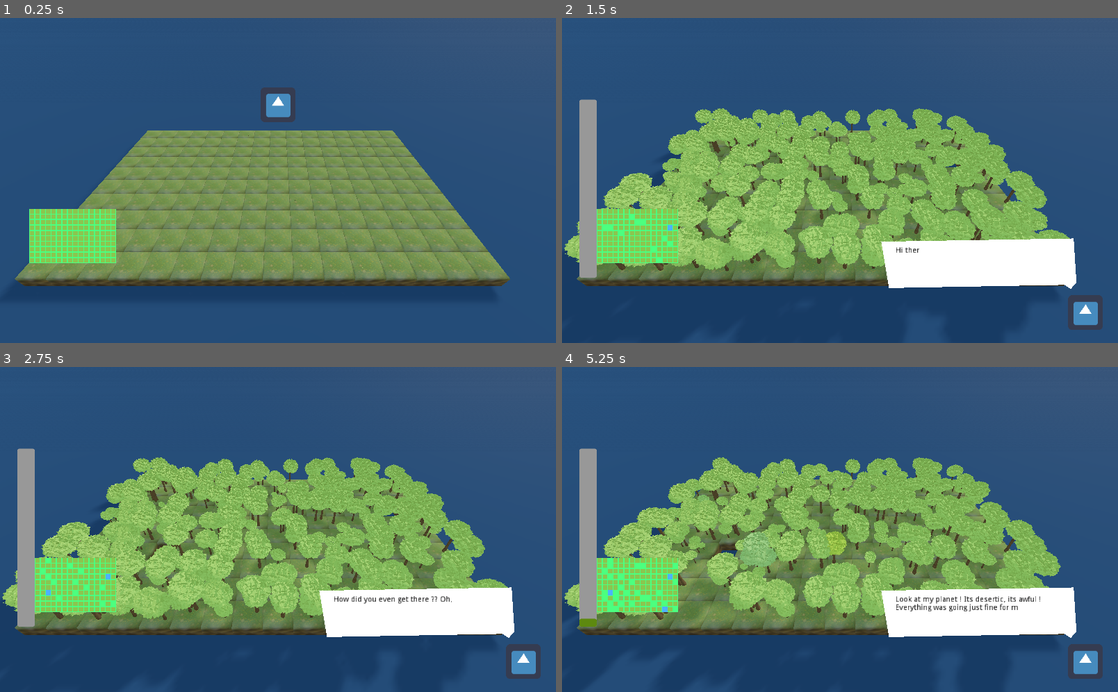
Above: before the commit, frames 1-4 (two rows, left to right).
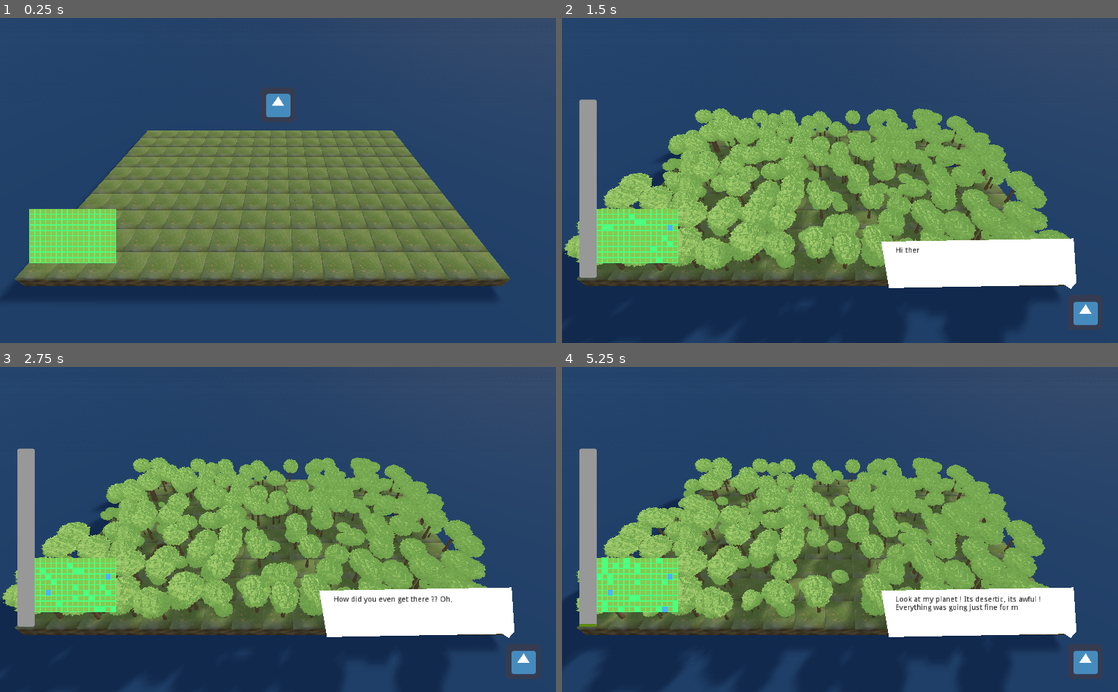
Above: after the commit, the same moments.

Repository: rmonthil-game-jams/scientific-game-jam-2021-team-amber
Game: Godot game, scene res://game/Game.tscn
The game is run twice, just before and just after one commit, with the same random seed, the same clock (stepped at 60 frames per second) and the same inputs. The engine's default icon, where the game draws it, is replaced by a stand-in: a white triangle on a blue panel in a dark square.
Inputs (mouse positions are in pixels of both pictures, inside the frame that each line leads up to):
- Up to frame 1 (0.25 s): no input
- Up to frame 2 (1.5 s): tap Enter at 0.5 s; move the mouse to (962, 164) at 0.52 s; click (962, 164) at 0.67 s; move the mouse to (728, 196) at 1.27 s; click (728, 196) at 1.42 s
- Up to frame 3 (2.75 s): click (417, 614) at 2 s
- Up to frame 4 (5.25 s): click (979, 614) at 2.75 s; click (979, 614) at 3.5 s; move the mouse to (895, 458) at 4.27 s; click (895, 458) at 4.42 s; move the mouse to (812, 594) at 5.02 s; click (812, 594) at 5.17 s

The runs differ from the first frame. In frame 1, 1.8% of the frame differs, in the area x 2-89%, y 35-81%; in frame 2, 9.4%; in frame 3, 11%; in frame 4, 18%, in the area x 0-90%, y 27-100%.

Commit message:
achievements

Diff:
--- a/default_env.tres
+++ b/default_env.tres
@@ -1,6 +1,11 @@
 [gd_resource type="Environment" load_steps=2 format=2]
 
 [sub_resource type="ProceduralSky" id=1]
+sky_top_color = Color( 0.211765, 0.313726, 0.552941, 1 )
+sky_horizon_color = Color( 0.545098, 0.686275, 0.811765, 1 )
+sky_curve = 0.13
+ground_bottom_color = Color( 0.545098, 0.686275, 0.811765, 1 )
+ground_horizon_color = Color( 0.545098, 0.686275, 0.811765, 1 )
 
 [resource]
 background_mode = 2
--- a/game/Game.tscn
+++ b/game/Game.tscn
@@ -6,6 +6,7 @@
 [ext_resource path="res://modules/ui/BiodiversityBar.tscn" type="PackedScene" id=4]
 [ext_resource path="res://modules/ui/GenieDialog.tscn" type="PackedScene" id=5]
 [ext_resource path="res://modules/ui/CreditScene.tscn" type="PackedScene" id=6]
+[ext_resource path="res://modules/achievements/Achievements.tscn" type="PackedScene" id=7]
 
 [node name="Game" type="Node"]
 script = ExtResource( 1 )
@@ -31,5 +32,8 @@
 "intro7": "I’ll teach you some of my tricks for starters.",
 "intro8": "Look, I’ll lend you my shovel. With that, you can transform water in ground, or ground in water, by just clicking on it. You can also click and drag to draw oceans, islands and continents. Go on, try it !"
 }
+
+[node name="Achievements" parent="." instance=ExtResource( 7 )]
+WORLD_PATH = NodePath("../World")
+[connection signal="started" from="MainMenu" to="." method="_on_MainMenu_started"]
 [connection signal="started" from="MainMenu" to="PhyloGeny" method="_on_MainMenu_started"]
-[connection signal="started" from="MainMenu" to="." method="_on_MainMenu_started"]
--- /dev/null
+++ b/modules/achievements/Achievements.gd
@@ -0,0 +1,24 @@
+extends Node
+
+signal world_event(event_name) # achievement
+
+export(NodePath) var WORLD_PATH : NodePath
+
+#cell
+#{
+#	"type":"tree" or "water" or "land"
+#	if tree:
+#		"species":Vector3
+#	if tree or land:
+#		"biome":"temperate", "cold", "hot"
+#}
+
+func _process(delta):
+	var simulation_core : Node = get_node(WORLD_PATH).get_node("Simulation/SimulationCore")
+	var width : int = simulation_core.WIDTH
+	var height : int = simulation_core.HEIGHT
+	var simulation_state : Array = simulation_core.state.duplicate()
+	# TODO
+	for i in range(width):
+		for j in range(height):
+			var cell : Dictionary = simulation_state[i][j].duplicate()
--- /dev/null
+++ b/modules/achievements/Achievements.tscn
@@ -0,0 +1,6 @@
+[gd_scene load_steps=2 format=2]
+
+[ext_resource path="res://modules/achievements/Achievements.gd" type="Script" id=1]
+
+[node name="Achievements" type="Node"]
+script = ExtResource( 1 )
--- a/modules/simulation/SimulationCore.gd
+++ b/modules/simulation/SimulationCore.gd
@@ -9,7 +9,7 @@
 const GLOBAL_PROBABILITY_OF_REPLICATION : float = 0.5
 const GLOBAL_PROBABILITY_OF_MUTATION : float = 0.1
 
-const BIOME_SELECTIVITY_TEMPARATE : float = 0.0
+const BIOME_SELECTIVITY_TEMPARATE : float = 2.0
 const BIOME_SELECTIVITY_HOT : float = 2.0
 const BIOME_SELECTIVITY_COLD : float = 2.0
 
Not shown: 1 places in game/Game.tscn that only renumber resources
Not shown: 1 places in modules/simulation/Simulation.tscn that only renumber resources
